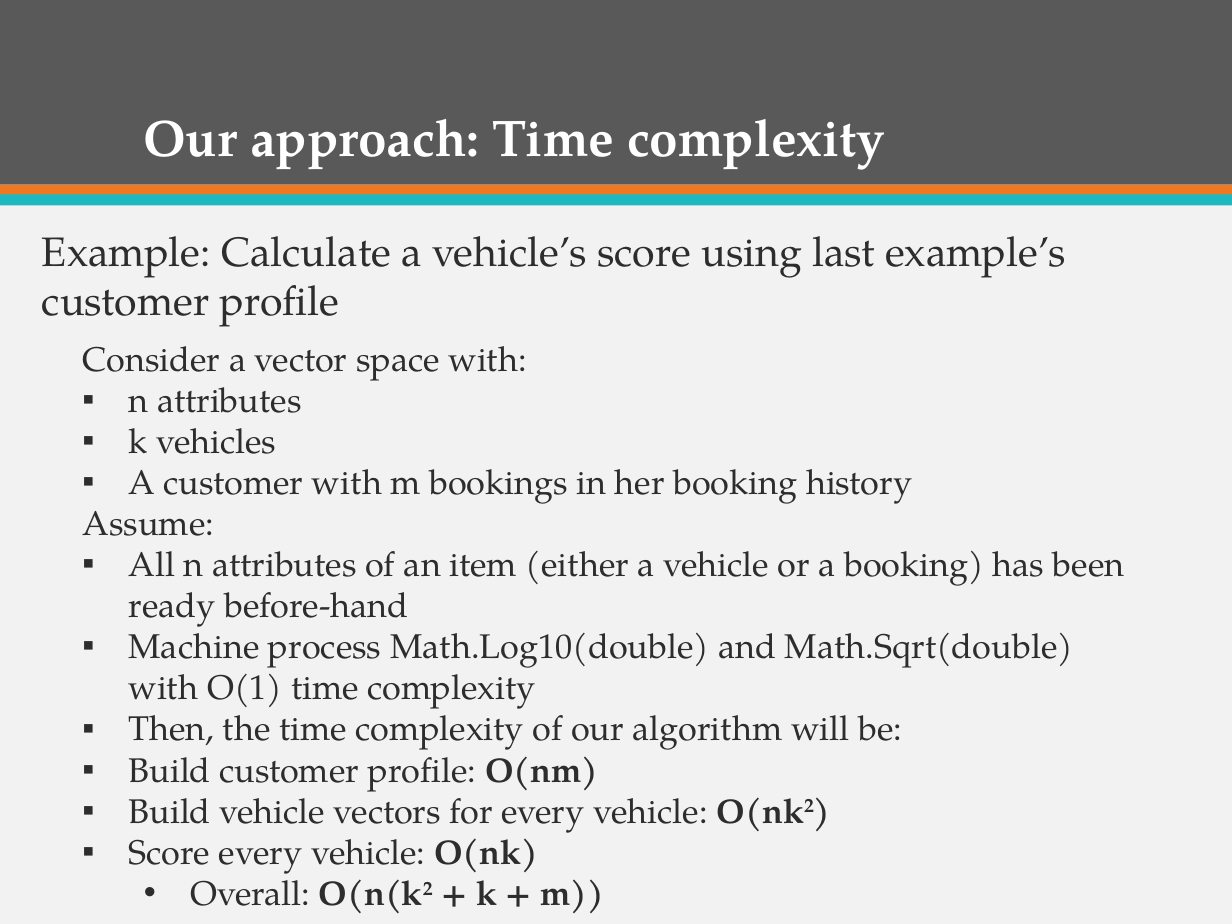
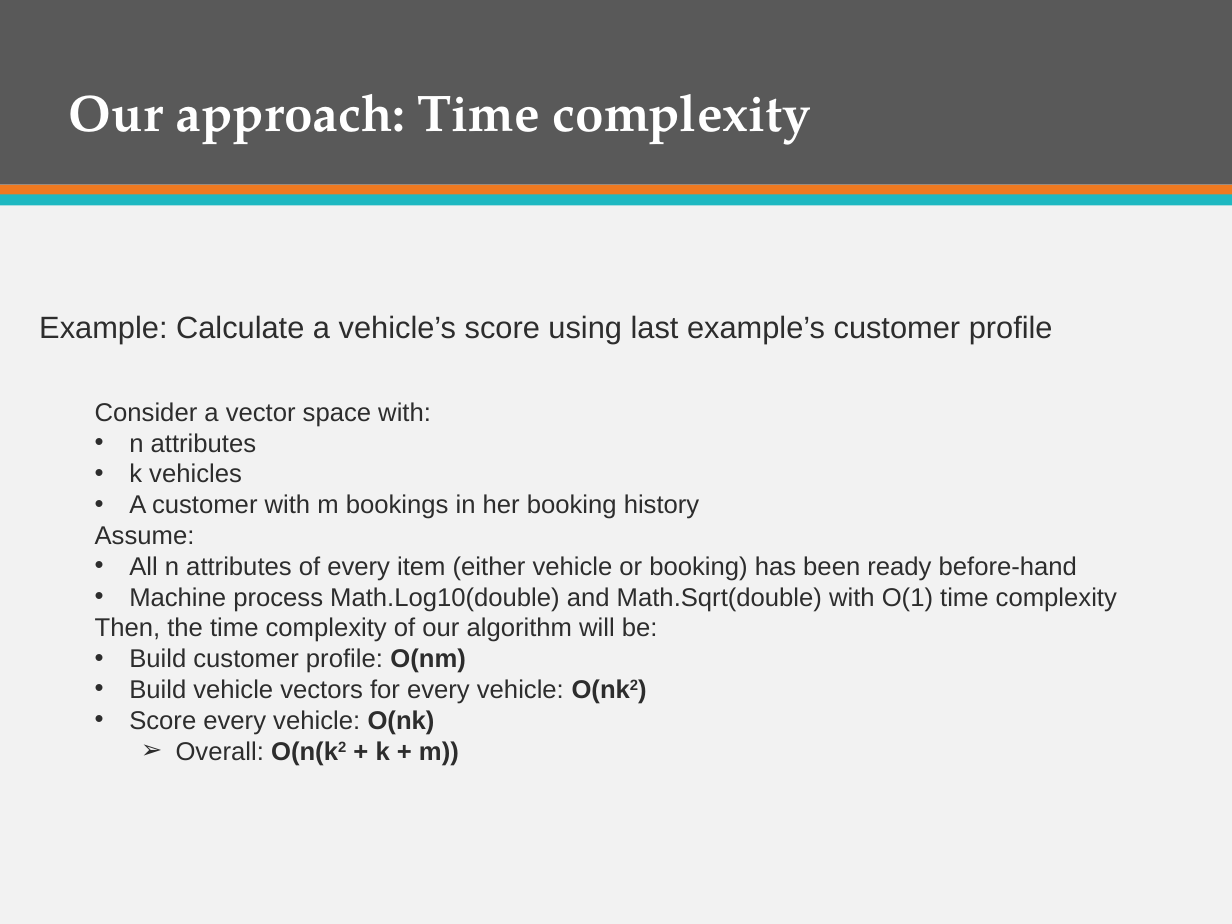
Before and after one commit to firzgard/CarRentalPortal, a slide deck: slide 72 of slide/CAR RENTAL PORTAL-Official.pptx (slide 70 before the commit). Drawn at 1232x924 pixels with LibreOffice and Linux fonts; fonts in the diff are those of the drawing. Boxes give left, top, right and bottom in pixels: in the first picture for what was removed or moved away, otherwise in the second. Text is boxed around its words. In the diff, an @@ line names an element or a change of style, - is before the commit and + after.

```diff
--- a/slide/CAR RENTAL PORTAL-Official.pptx
+++ b/slide/CAR RENTAL PORTAL-Official.pptx
@@ title "Our approach: Time complexity": place and size @@
-title "Our approach: Time complexity" at box(143, 119, 885, 170)
+title "Our approach: Time complexity" at box(69, 94, 811, 145)
@@ text "Example: Calculate a vehicle’s score ...": place and size @@
-text "Example: Calculate a vehicle’s score ..." at box(42, 236, 1066, 327)
+text "Example: Calculate a vehicle’s score ..." at box(39, 315, 1053, 344)
@@ text "Example: Calculate a vehicle’s score ..." at box(39, 315, 1053, 344): size 24 to 18 pt, font TeX Gyre Pagella to Arial @@
@@ text "Consider a vector space with:": place and size @@
-text "Consider a vector space with:" at box(82, 346, 1125, 913)
+text "Consider a vector space with:" at box(95, 402, 1117, 766)
@@ text at box(95, 402, 1117, 766): size 20 to 15 pt, font TeX Gyre Pagella to Arial in "Consider a vector space with:", "n attributes", "k vehicles", "A customer with m bookings in her ..." and 7 more places; bullet ▪ to •; bullet ▪ to none; bullet • to ➢ @@
@@ text at box(129, 556, 1077, 581): text changed; size 20 to 15 pt; font TeX Gyre Pagella to Arial @@
-▪ All n attributes of an item (either a vehicle or a booking) has been ready before-hand
+• All n attributes of every item (either vehicle or booking) has been ready before-hand
```
Also in this commit, not shown: 23 other slides changed, 2 slides added.
